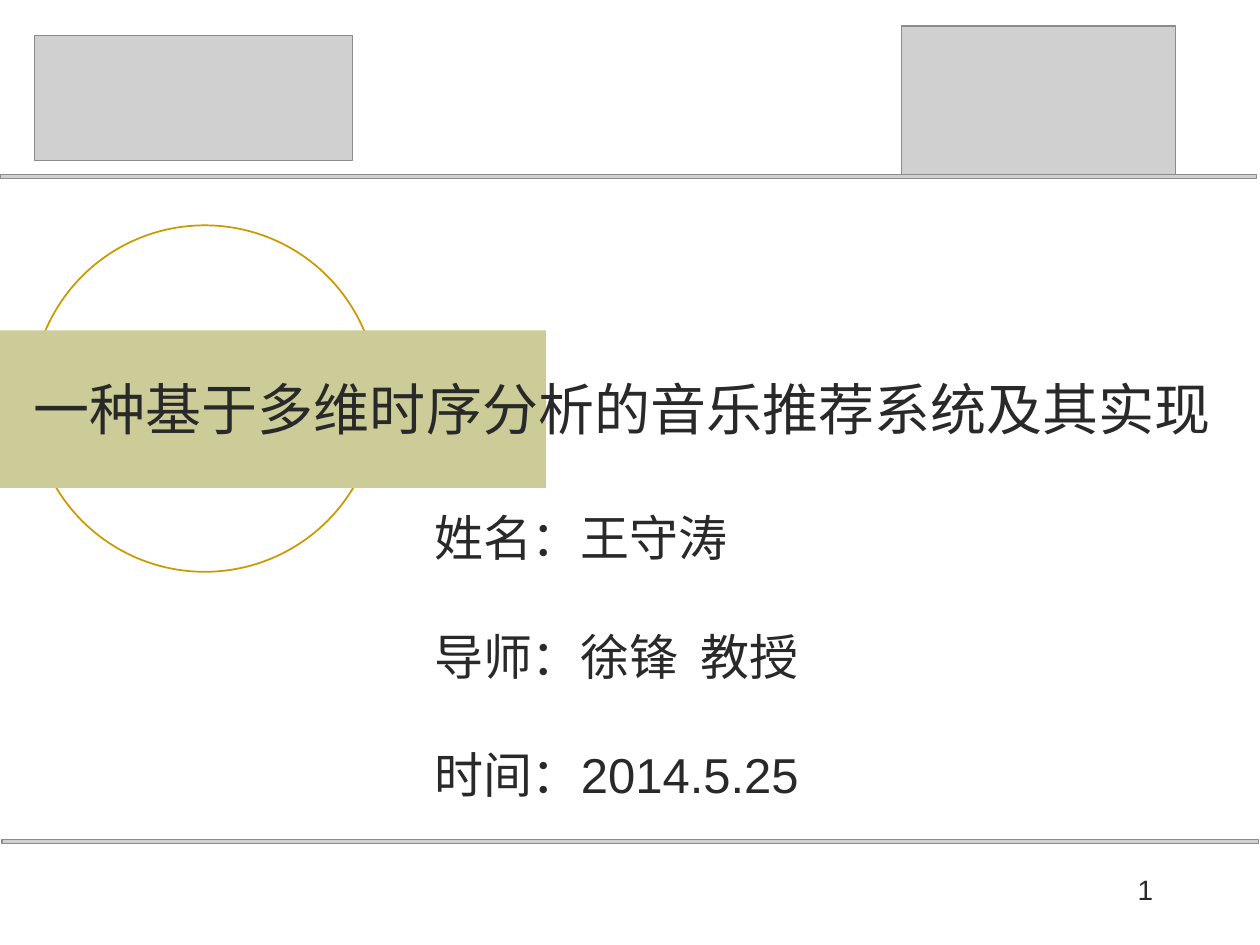
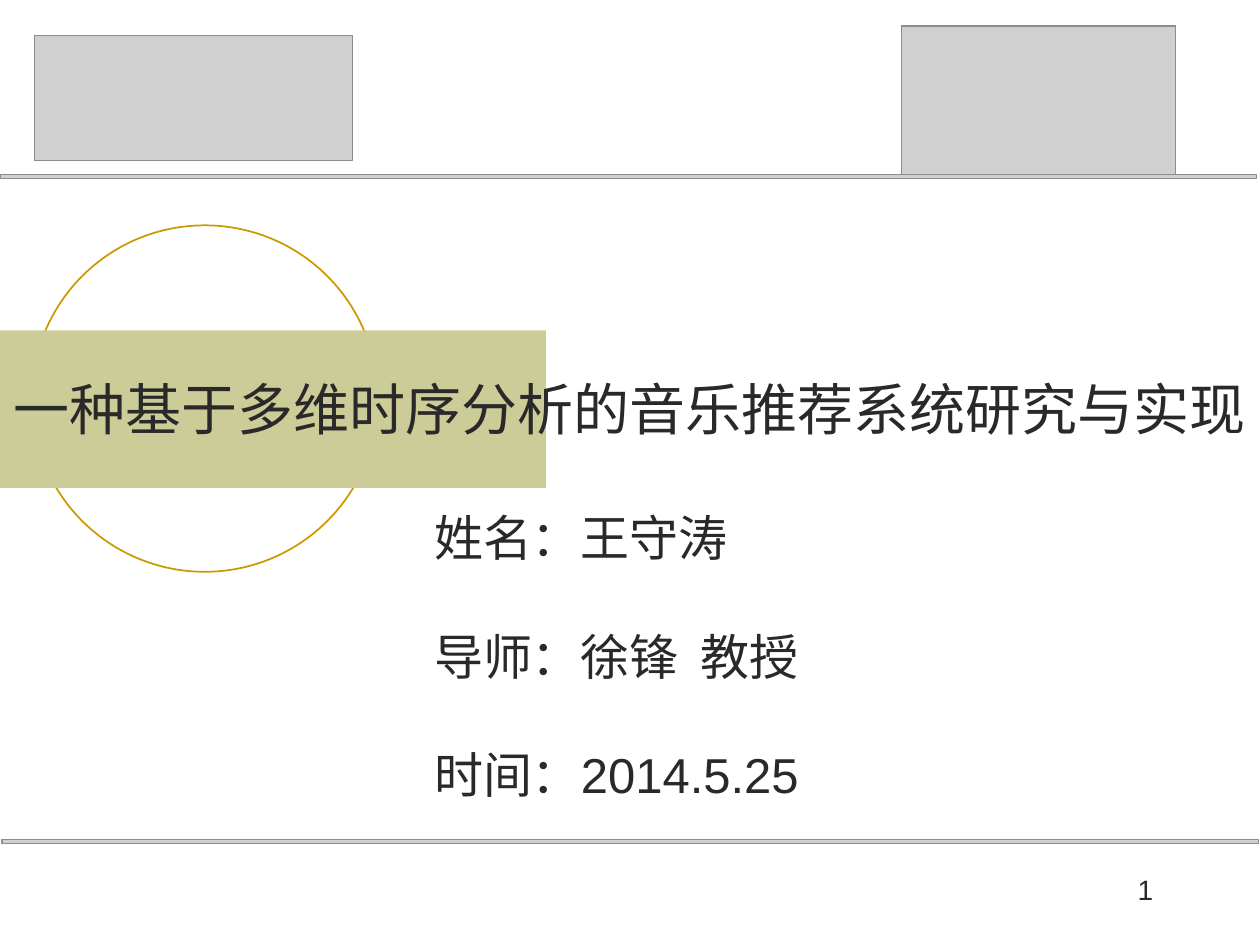
Before and after one commit to wwssttt/NJUThesis, a slide deck: slide 1 of 答辩准备/一种基于时间序列分析的个性化音乐推荐系统及其实现.ppt. Drawn at 1260x945 pixels with LibreOffice and Linux fonts; fonts in the diff are those of the drawing; grey boxes stand for pictures. Boxes give left, top, right and bottom in pixels: in the first picture for what was removed or moved away, otherwise in the second. Text is boxed around its words. In the diff, an @@ line names an element or a change of style, - is before the commit and + after.

```diff
--- a/答辩准备/一种基于时间序列分析的个性化音乐推荐系统及其实现.ppt
+++ b/答辩准备/一种基于时间序列分析的个性化音乐推荐系统及其实现.ppt
@@ title at (x1=13, y1=374, x2=1245, y2=445): text changed @@
-一种基于多维时序分析的音乐推荐系统及其实现
+一种基于多维时序分析的音乐推荐系统研究与实现
```
Also in this commit, not shown: 3 other slides changed.
